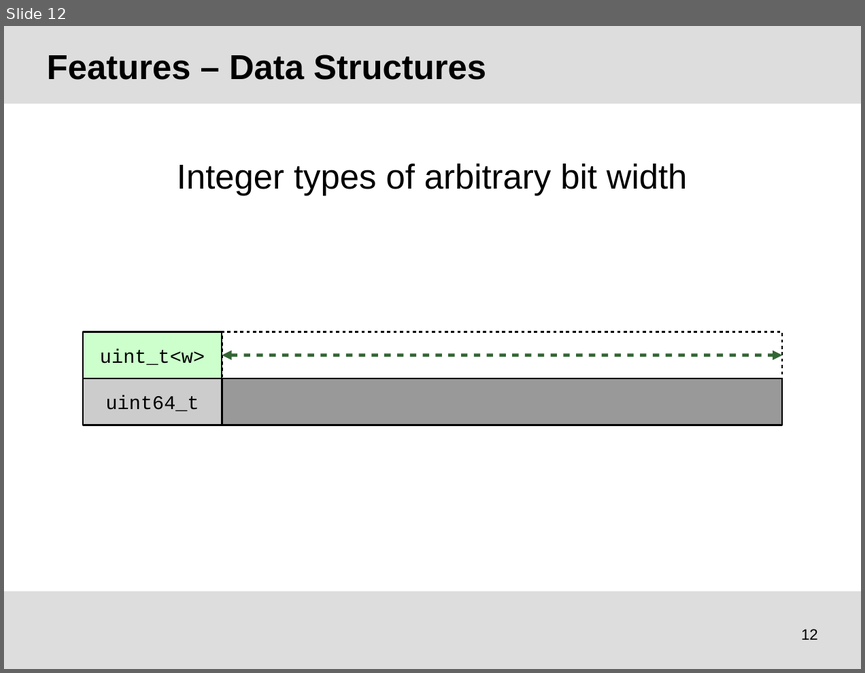
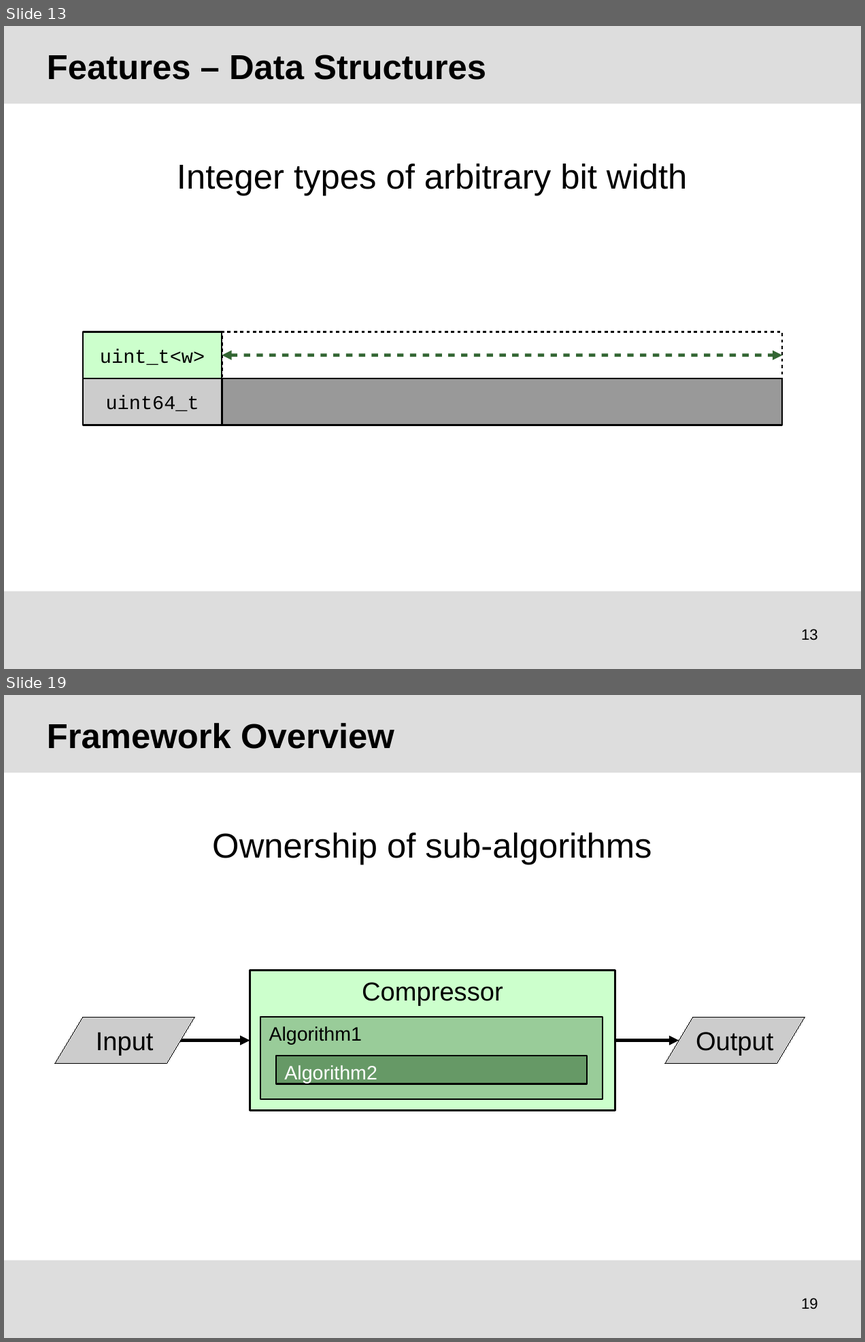
Before and after one commit to tudocomp/tudocomp, a slide deck: etc/presentation.odp. Shown one above the other, each under a label of ours: slide 12 before the commit, slides 13 and 19 after it; the slides between them are not shown. The pictures are 865x673 and 865x1342 pixels, drawn with LibreOffice and Linux fonts; fonts in the diff are those of the drawing; background and template pictures are left out. Boxes give left, top, right and bottom in pixels: in the first picture for what was removed or moved away, otherwise in the second. Text is boxed around its words. In the diff, an @@ line names an element or a change of style, - is before the commit and + after.

```diff
--- a/etc/presentation.odp
+++ b/etc/presentation.odp
@@ slide 19 added at (4,695,861,1338), background #FFFFFF; not listed: 2 template elements that a slide beside it also shows @@
@@ title added at (47,723,394,749), 32 pt, text #000000, bold @@
+Framework Overview
@@ text added at (212,832,651,865), 32 pt, text #000000 @@
+Ownership of sub-algorithms
@@ rectangle added at (249,970,615,1110), fill #CCFFCC, outline #000000 1.5 pt, 24 pt, text #000000 @@
+Compressor
@@ flow chart input output added at (54,1017,194,1064), fill #CCCCCC, outline #000000 0 pt, 24 pt, text #000000 @@
+Input
@@ rectangle added at (260,1017,602,1100), fill #99CC99, outline #000000 1.5 pt, 18 pt, text #000000 @@
+Algorithm1
@@ flow chart input output added at (665,1017,805,1064), fill #CCCCCC, outline #000000 0 pt, 24 pt, text #000000 @@
+Output
@@ arrow added from (181, 1040) to (249, 1040), #000000 3 pt @@
@@ arrow added from (615, 1040) to (679, 1040), #000000 3 pt @@
@@ rectangle added at (276,1056,587,1084), fill #669966, outline #000000 1.5 pt, 18 pt, text #FFFFFF @@
+Algorithm2
@@ page number added at (801,1297,818,1308), 14 pt, text #000000 @@
+19
@@ what was slide 12 is now slide 13 @@
@@ page number at (801,628,818,640): text changed @@
-12
+13
```
Also in this commit, not shown: 7 slides changed, 4 other slides added, 3 slides removed.
